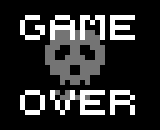
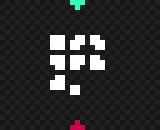
Two versions of the same layered image (160x130). Layer-by-layer changes:
added layer "asteroid" above "gameover" over [50, 35, 105, 95]
hid "gameover" over [0, 0, 160, 130]
